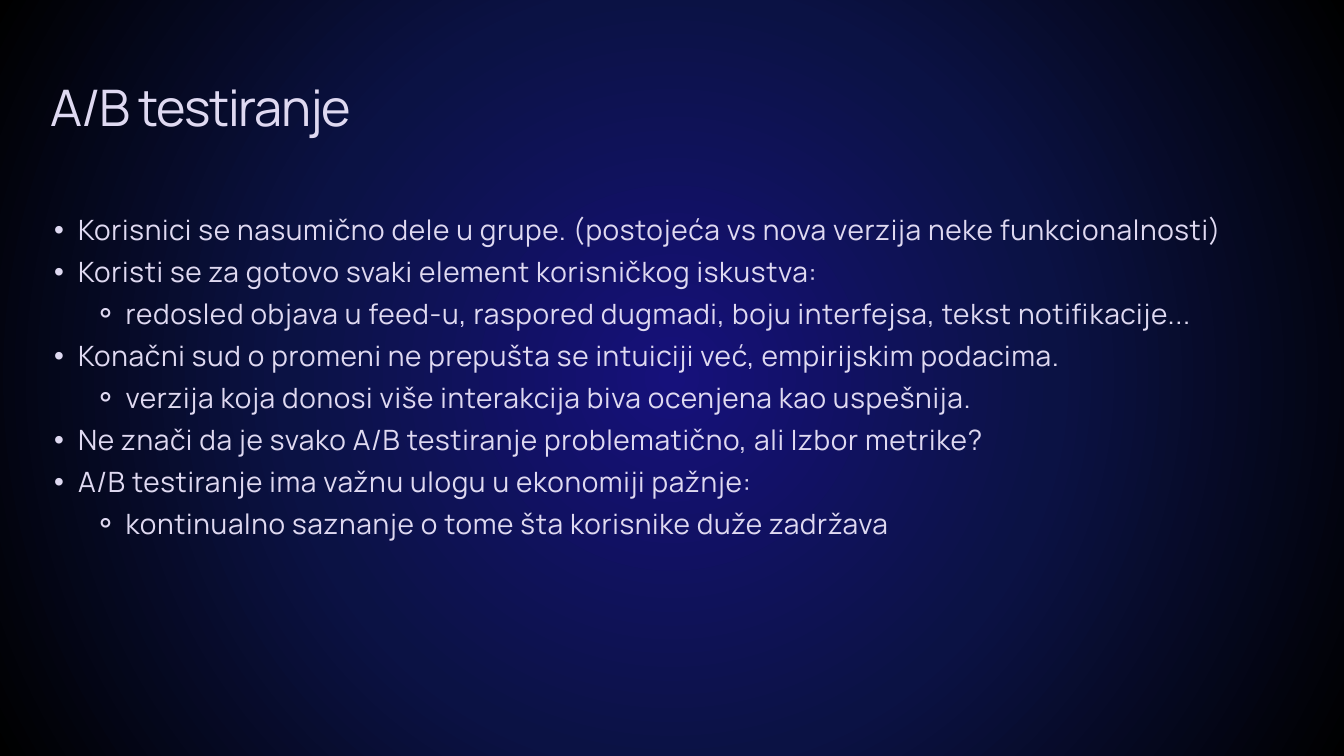
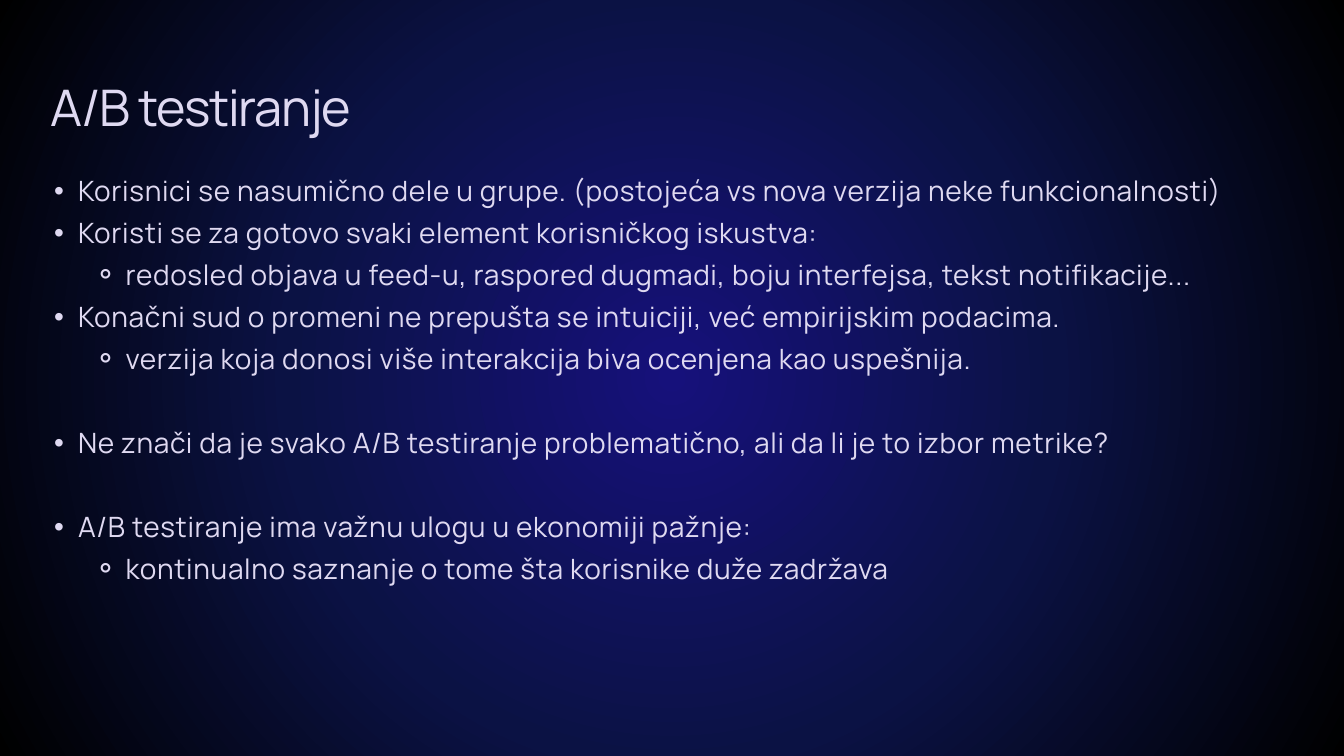
Before and after one commit to sanastojanovic/RID, a slide deck: slide 15 of rid_2026_seminarski/mi22035_Sofija_Janevska/prezentacija/Algoritamska manipulacija pažnjom.pptx (slide 14 before the commit). Drawn at 1344x756 pixels with LibreOffice and Linux fonts; fonts in the diff are those of the drawing. Boxes give left, top, right and bottom in pixels: in the first picture for what was removed or moved away, otherwise in the second. Text is boxed around its words. In the diff, an @@ line names an element or a change of style, - is before the commit and + after.

```diff
--- a/rid_2026_seminarski/mi22035_Sofija_Janevska/prezentacija/Algoritamska manipulacija pažnjom.pptx
+++ b/rid_2026_seminarski/mi22035_Sofija_Janevska/prezentacija/Algoritamska manipulacija pažnjom.pptx
@@ text "Korisnici se nasumično dele u ...": place and size @@
-text "Korisnici se nasumično dele u ..." at box(78, 217, 1221, 541)
+text "Korisnici se nasumično dele u ..." at box(78, 178, 1221, 586)
@@ text at box(78, 305, 1060, 334): text changed @@
-  • Konačni sud o promeni ne prepušta se intuiciji već, empirijskim podacima.
+  • Konačni sud o promeni ne prepušta se intuiciji, već empirijskim podacima.
@@ text at box(78, 431, 1108, 460): text changed @@
-  • Ne znači da je svako A/B testiranje problematično, ali Izbor metrike?
+  • Ne znači da je svako A/B testiranje problematično, ali da li je to izbor metrike?
```
Also in this commit, not shown: 4 other slides changed, 1 slide added, 1 other file.
